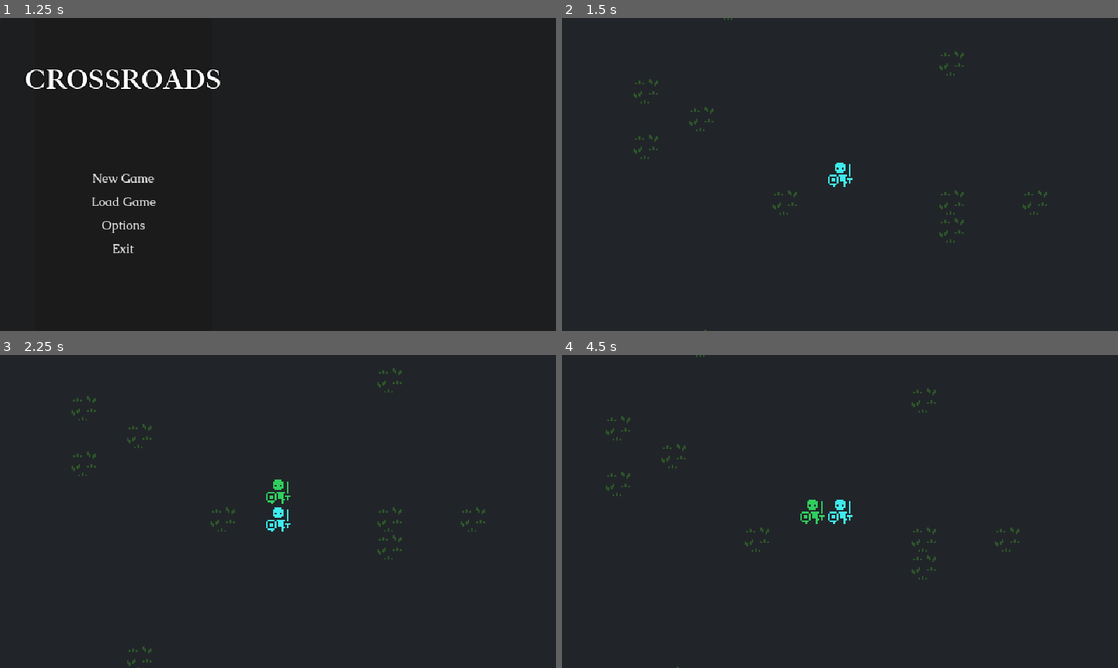
Above: before the commit, frames 1-4 (two rows, left to right).
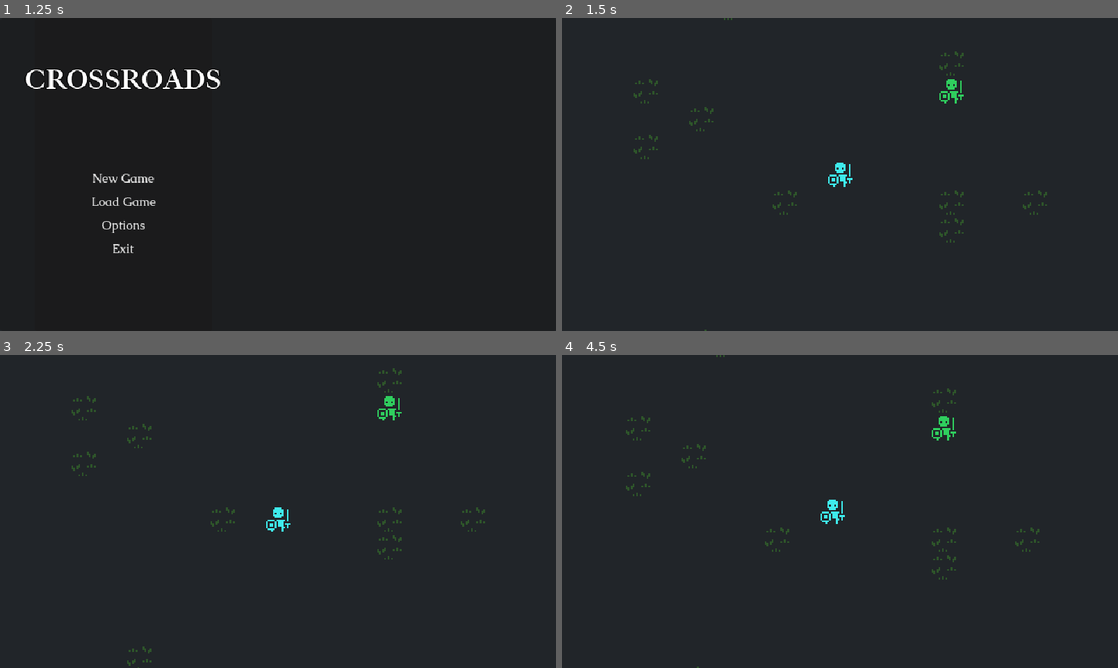
Above: after the commit, the same moments.

Repository: lilytastic/godot-roguelike
Game: Godot game, scene res://title/title.tscn
Same seed, same stepped clock (60 frames per second), same inputs: the game is played once before the commit and once after it.
Inputs:
- Up to frame 1 (1.25 s): tap Enter at 0.5 s; hold D (move_right) from 0.53 s (still down)
- Up to frame 2 (1.5 s): release D (move_right) at 1.25 s; click "New Game" at 1.25 s
- Up to frame 3 (2.25 s): tap Space at 2 s; hold S (move_down) from 2.03 s (still down)
- Up to frame 4 (4.5 s): release S (move_down) at 2.78 s; hold D (move_right) 2.78-3.53 s; hold W (move_up) 3.53-4.28 s; hold A (move_left) from 4.28 s (still down)

Frame 1 is identical in both runs. In frame 2, 0.1% of the frame differs, in the area x 67-73%, y 19-28%; in frame 3, 0.3%; in frame 4, 1.2%, in the area x 7-86%, y 0-100%.

Commit message:
properly load locations

Diff:
--- a/game/map_view.gd
+++ b/game/map_view.gd
@@ -57,6 +57,7 @@
 			print(child.blueprint)
 			print('loading new actor ', child)
 			var new_entity = Global.ecs.create(opts)
+			new_entity.position = Coords.get_coord(child.position)
 			_init_actor(new_entity, child)
 
 
